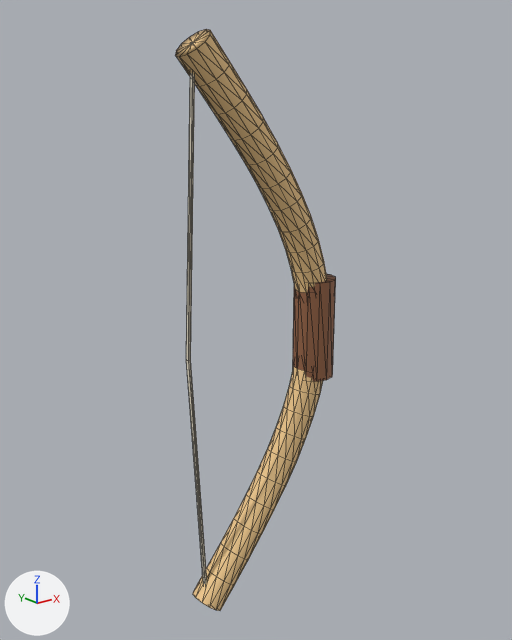
Renders of the glTF model Web/public/art/items/BOW.glb from each side of a commit.
Rendered twice from a 50 mm camera at (-0.46, -0.683, 0.678) aimed at (0.095, 0.01, 0.4). Arrows for +X, +Y and +Z are at lower left; the lights stay in place. The picture after the commit comes second. Mesh edges are drawn as thin lines. Vertices at exactly the same position are counted once.

In view in the first picture: 'BOW'.
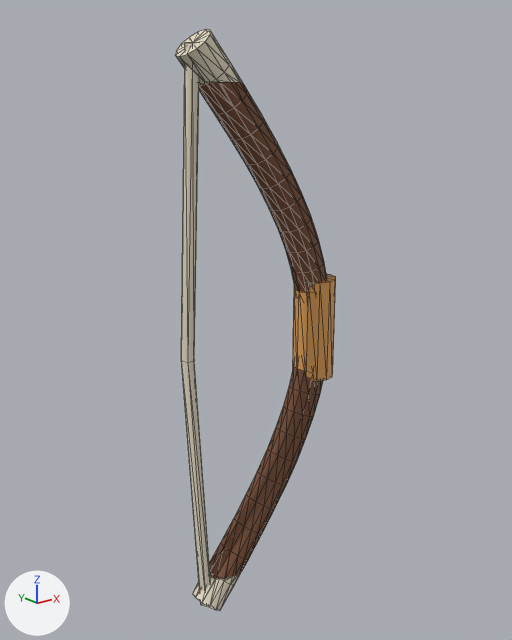
What changed in the scene script:
```text
Change mat_wood_light_classic:
    where n2 = _N.new('ShaderNodeMix'); n2.name = 'Mix'
    n2.inputs[7].default_value: (0.9, 0.6, 0.27, 1.0) -> (0.79, 0.376, 0.102, 1.0)  # 'B', beige #f3cb8e -> 'B', orange #e6a55a
Change mat_wood_dark_classic:
    mat_wood_dark_classic.base_color: (0.29, 0.12, 0.055) -> (0.18, 0.07, 0.031)  # brown #936142 -> brown #764b31
Change me_bow:
    used by ob_bow; parent = ob_wreckabulary_exportroot; location = (0.0, 0.0, -0.0253); rotation_euler = (0.0, 0.0, -3.142), in degrees (0, 0, -180)
    remove me_bow.from_pydata(...)  # 377 vertices, 684 faces; spans x -0.021..0.219, y -0.029..0.029, z 0.025..0.775
    add me_bow.from_pydata(...)  # 429 vertices, 788 faces; spans x -0.028..0.219, y -0.029..0.029, z 0.025..0.775
    me_bow part 1: a new loose piece of 20 vertices spanning x -0.028..0.008, y -0.008..0.008, z 0.04..0.76, in mat_cream_classic
    me_bow part 2
    22 vertices are removed from x -0.021..0.003, y -0.003..0.003, z 0.04..0.76
    88 faces are deleted
    54 vertices are added at x 0.004..0.063, y -0.023..0.023, z 0.08..0.72
    78 new faces join them, mat_cream_classic
    78 new faces join them, mat_wood_dark_classic (brown #764b31)
    me_bow part 3: 58 faces spanning x -0.018..0.043, y -0.023..0.023, z 0.025..0.775 switch from mat_wood_light_classic to mat_cream_classic
    me_bow part 4: 490 faces spanning x 0.007..0.213, y -0.023..0.023, z 0.083..0.717 switch from mat_wood_light_classic to mat_wood_dark_classic (brown #764b31)
    me_bow part 5: 48 faces spanning x 0.161..0.219, y -0.029..0.029, z 0.33..0.47 switch from mat_wood_dark_classic (brown #936142) to mat_wood_light_classic
```

Location of each change, (x1, y1, x2, y2) in pixels of the pictures (512 x 640 px):
'BOW', surface changed, recoloured, reshaped
    both: (176, 29, 336, 611)
part 1 of me_bow, added
    after: (181, 42, 211, 606)
part 2 of me_bow, built on
    before: (176, 42, 249, 607)
    after: (176, 55, 249, 607)
part 3 of me_bow, recoloured
    both: (176, 29, 234, 611)
part 4 of me_bow, recoloured (darker)
    both: (199, 84, 327, 577)
part 5 of me_bow, recoloured (lighter)
    both: (293, 274, 336, 381)
